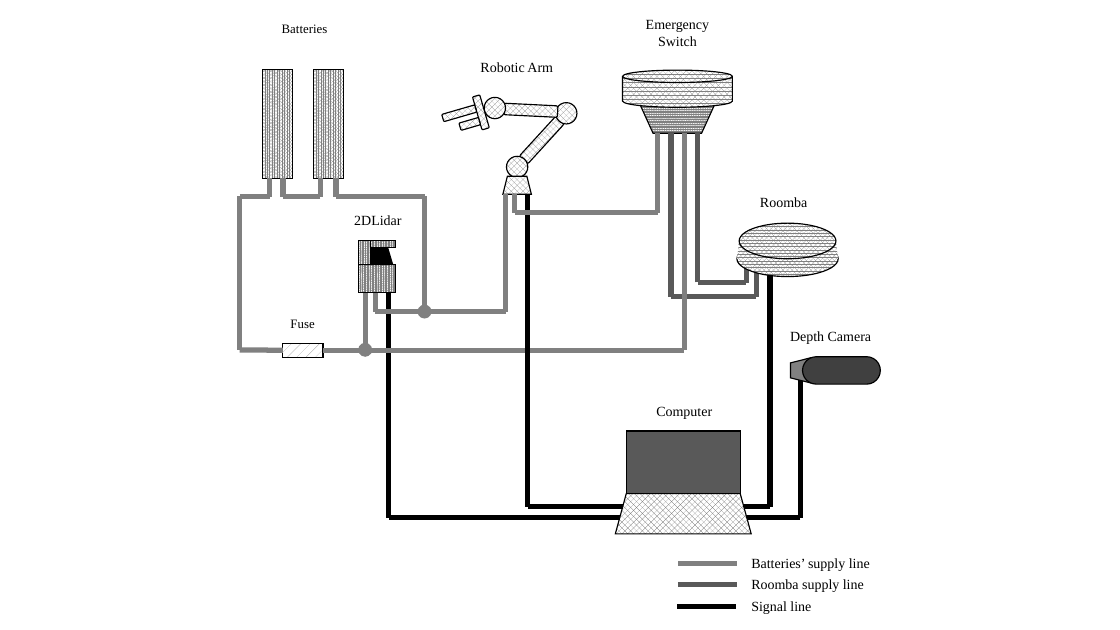
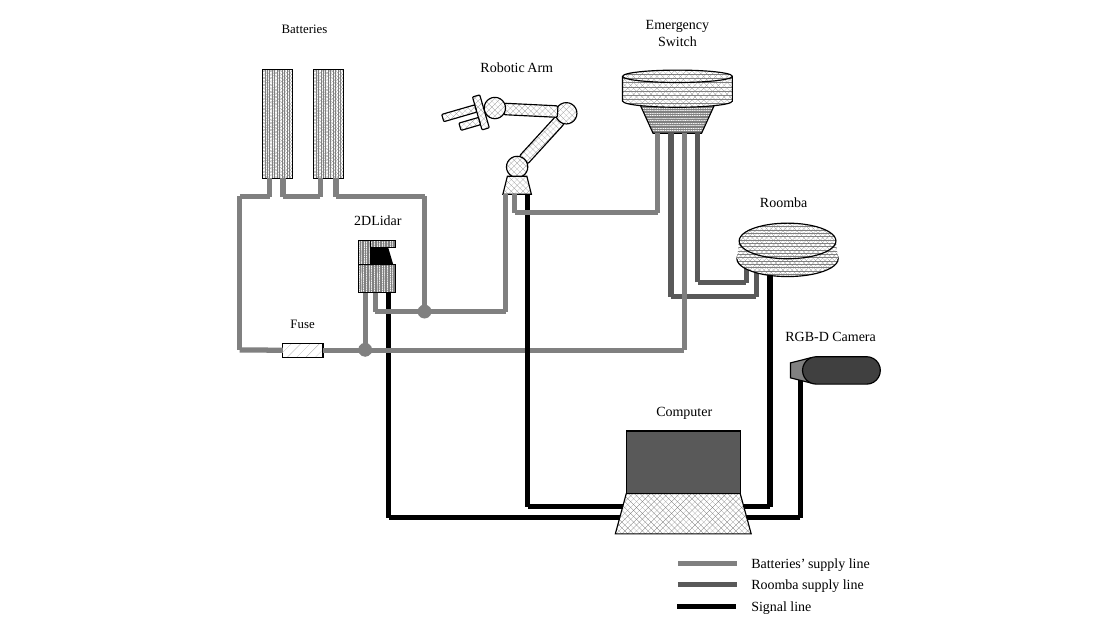
Before and after one commit to HARUYA-YUDA/report, a slide deck: slide 4 of report/Fig/Fig_Wiring_diagram.pptx. Drawn at 1120x630 pixels with LibreOffice and Linux fonts; fonts in the diff are those of the drawing. Boxes give left, top, right and bottom in pixels: in the first picture for what was removed or moved away, otherwise in the second. Text is boxed around its words. In the diff, an @@ line names an element or a change of style, - is before the commit and + after.

```diff
--- a/report/Fig/Fig_Wiring_diagram.pptx
+++ b/report/Fig/Fig_Wiring_diagram.pptx
@@ text at [785, 331, 875, 341]: text changed @@
-Depth Camera
+RGB-D Camera
```
Also in this commit, not shown: 30 other files.
